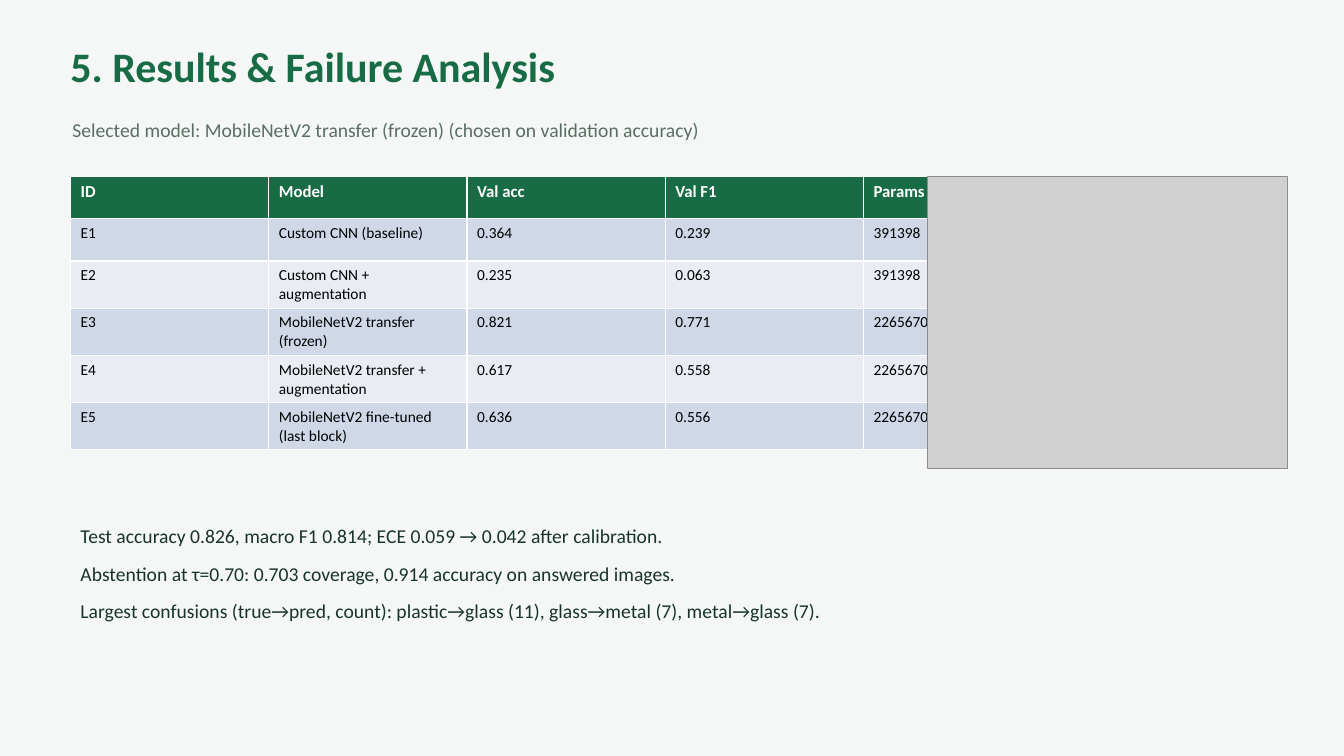
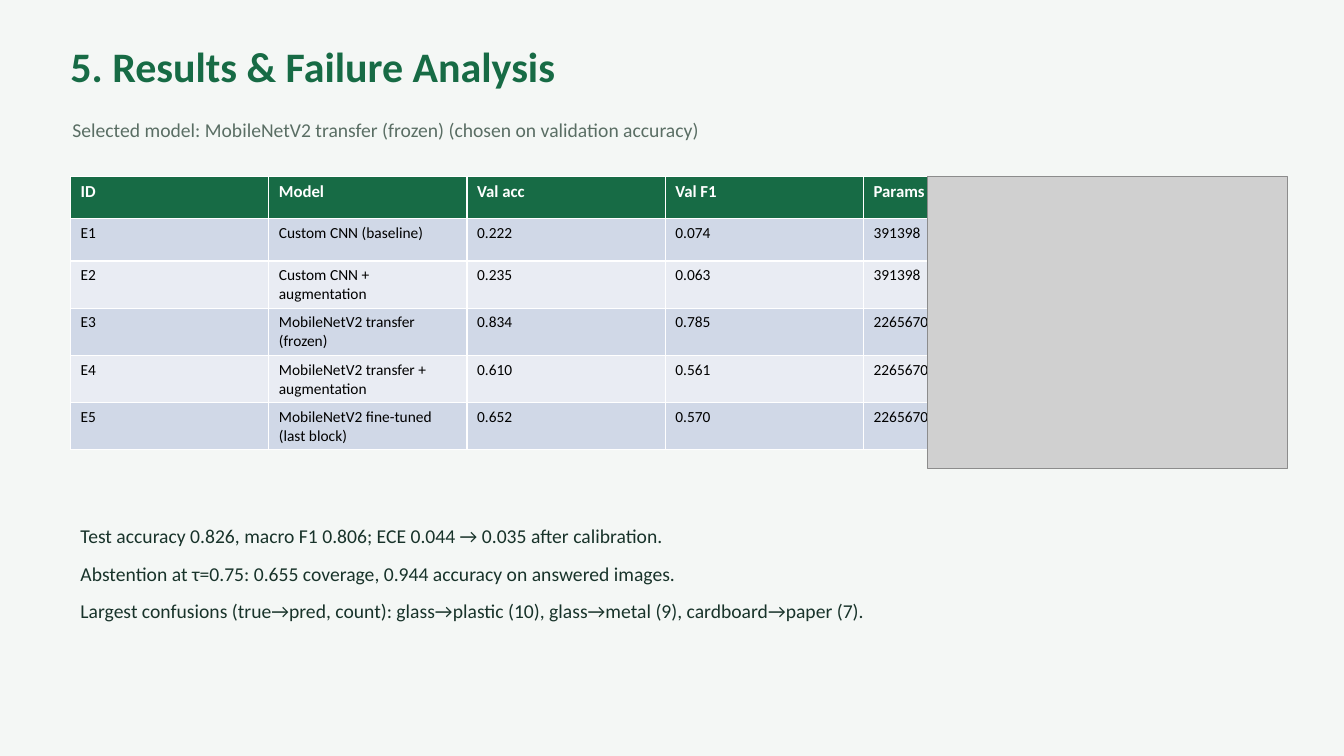
Before and after one commit to samikshanavale/Waste-Classfication, a slide deck: slide 6 of ppt/slides.pptx. Drawn at 1344x756 pixels with LibreOffice and Linux fonts; fonts in the diff are those of the drawing; grey boxes stand for pictures. Boxes give left, top, right and bottom in pixels: in the first picture for what was removed or moved away, otherwise in the second. Text is boxed around its words. In the diff, an @@ line names an element or a change of style, - is before the commit and + after.

```diff
--- a/ppt/slides.pptx
+++ b/ppt/slides.pptx
@@ table at [71, 176, 1262, 447] @@
-row 2: E1 | Custom CNN (baseline) | 0.364 | 0.239 | 391398 | 4.4
+row 2: E1 | Custom CNN (baseline) | 0.222 | 0.074 | 391398 | 9.9
-row 3, column 6: 4.5
+row 3, column 6: 10.2
-row 4: E3 | MobileNetV2 transfer (frozen) | 0.821 | 0.771 | 2265670 | 5.2
+row 4: E3 | MobileNetV2 transfer (frozen) | 0.834 | 0.785 | 2265670 | 8.9
-row 5: E4 | MobileNetV2 transfer + augmentation | 0.617 | 0.558 | 2265670 | 5.3
+row 5: E4 | MobileNetV2 transfer + augmentation | 0.610 | 0.561 | 2265670 | 13.4
-row 6: E5 | MobileNetV2 fine-tuned (last block) | 0.636 | 0.556 | 2265670 | 5.6
+row 6: E5 | MobileNetV2 fine-tuned (last block) | 0.652 | 0.570 | 2265670 | 9.2
@@ text at [80, 529, 864, 622]: text changed @@
-Test accuracy 0.826, macro F1 0.814; ECE 0.059 → 0.042 after calibration.
-Abstention at τ=0.70: 0.703 coverage, 0.914 accuracy on answered images.
-Largest confusions (true→pred, count): plastic→glass (11), glass→metal (7), metal→glass (7).
+Test accuracy 0.826, macro F1 0.806; ECE 0.044 → 0.035 after calibration.
+Abstention at τ=0.75: 0.655 coverage, 0.944 accuracy on answered images.
+Largest confusions (true→pred, count): glass→plastic (10), glass→metal (9), cardboard→paper (7).
```
Also in this commit, not shown: 1 other slide changed, 32 other files.
